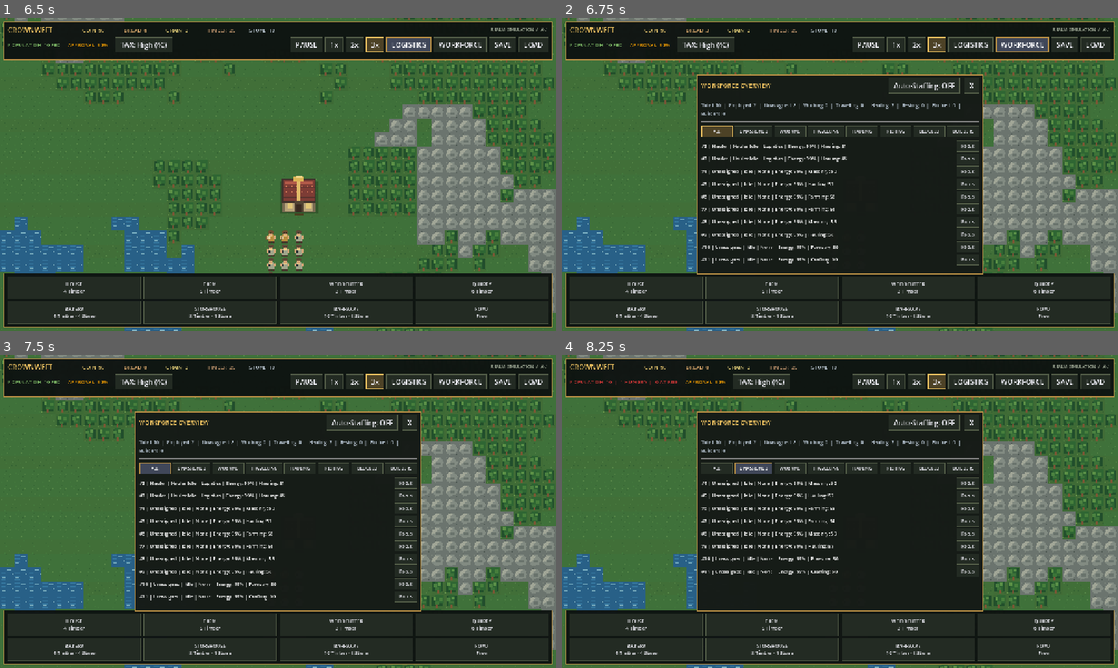
Above: before the commit, frames 1-4 (two rows, left to right).
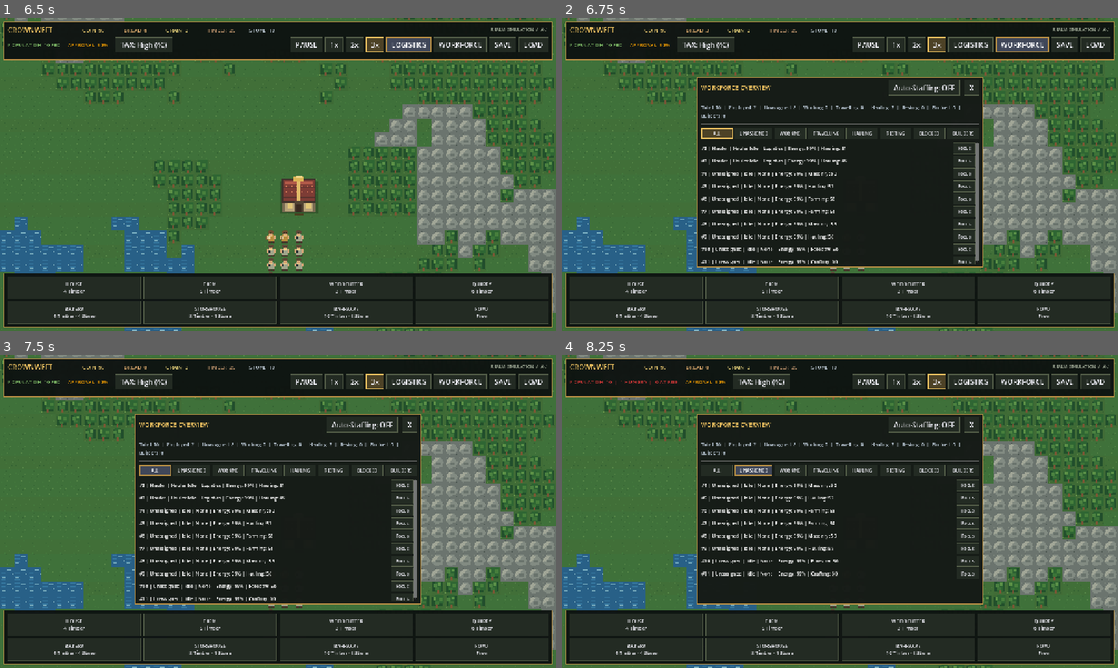
Above: after the commit, the same moments.

Repository: meow687687/Crownweft
Game: Godot game, scene res://scenes/world/world.tscn
The game is run twice, just before and just after one commit, with the same random seed, the same clock (stepped at 60 frames per second) and the same inputs.
Inputs:
- Up to frame 1 (6.5 s): click "TAX: Normal (2C)" at 0.5 s; click "TAX: High (4C)" at 1.25 s; click "TAX: Low (1C)" at 2 s; click "TAX: Normal (2C)" at 2.75 s; click "1x" at 3.5 s; click "2x" at 4.25 s; click "3x" at 5 s; click "LOGISTICS" at 5.75 s
- Up to frame 2 (6.75 s): click "WORKFORCE" at 6.5 s
- Up to frame 3 (7.5 s): click "ALL" at 7.25 s
- Up to frame 4 (8.25 s): click "UNASSIGNED" at 8 s

Frame 1 is identical in both runs. In frame 2, 6.7% of the frame differs, in the area x 24-76%, y 18-82%; in frame 3, 6.7%; in frame 4, 5.9%.

Commit message:
fix(ui): refine inspector and workforce panel layouts and priority formatting
- Use PRESET_RIGHT_WIDE on panel_inspector to ensure proper vertical span
- Tune workforce panel vertical margin to prevent overlap with bottom palette
- Return clean priority names from BuildingState.get_priority_name
- Add automated graphical GUI acceptance check suite with visual capture

Diff:
--- a/scenes/world/world.gd
+++ b/scenes/world/world.gd
@@ -314,7 +314,7 @@
 		if mouse_screen.y < 104.0 or mouse_screen.y > (screen_size.y - 142.0):
 			return
 		if ui != null and ui.panel_workforce != null and ui.panel_workforce.visible:
-			var wf_rect := Rect2(screen_size * 0.5 - Vector2(330, 230), Vector2(660, 460))
+			var wf_rect := Rect2(screen_size * 0.5 - Vector2(330, 225), Vector2(660, 440))
 			if wf_rect.has_point(mouse_screen):
 				return
 		if ui != null and ui.panel_inspector != null and ui.panel_inspector.visible and mouse_screen.x > (screen_size.x - 350.0):
--- a/scripts/domain/building_state.gd
+++ b/scripts/domain/building_state.gd
@@ -14,12 +14,12 @@
 
 static func get_priority_name(p: int) -> String:
 	match p:
-		1: return "Low (1)"
-		2: return "Below Normal (2)"
-		3: return "Normal (3)"
-		4: return "High (4)"
-		5: return "Urgent (5)"
-		_: return "Normal (3)"
+		1: return "Low"
+		2: return "Below Normal"
+		3: return "Normal"
+		4: return "High"
+		5: return "Urgent"
+		_: return "Normal"
 
 @export var entity_id: int = 0
 @export var definition_id: StringName = &""
--- a/scripts/presentation/game_ui.gd
+++ b/scripts/presentation/game_ui.gd
@@ -231,11 +231,11 @@
 		build_buttons[building_id] = btn
 
 	panel_inspector = PanelContainer.new()
-	panel_inspector.set_anchors_preset(Control.PRESET_TOP_RIGHT)
+	panel_inspector.set_anchors_preset(Control.PRESET_RIGHT_WIDE)
 	panel_inspector.offset_left = -340
 	panel_inspector.offset_top = 106
 	panel_inspector.offset_right = -10
-	panel_inspector.offset_bottom = -140
+	panel_inspector.offset_bottom = -144
 	panel_inspector.add_theme_stylebox_override("panel", UITheme.create_panel_style(UITheme.COLOR_BG_PANEL, UITheme.COLOR_BORDER_GOLD, 2, 6))
 	panel_inspector.visible = false
 	panel_inspector.mouse_filter = Control.MOUSE_FILTER_STOP
@@ -791,9 +791,9 @@
 	panel_workforce = PanelContainer.new()
 	panel_workforce.set_anchors_preset(Control.PRESET_CENTER)
 	panel_workforce.offset_left = -330
-	panel_workforce.offset_top = -230
+	panel_workforce.offset_top = -225
 	panel_workforce.offset_right = 330
-	panel_workforce.offset_bottom = 230
+	panel_workforce.offset_bottom = 215
 	panel_workforce.add_theme_stylebox_override("panel", UITheme.create_panel_style(UITheme.COLOR_BG_PANEL, UITheme.COLOR_BORDER_GOLD, 2, 6))
 	panel_workforce.visible = false
 	panel_workforce.mouse_filter = Control.MOUSE_FILTER_STOP
--- /dev/null
+++ b/tests/acceptance/gui_acceptance_runner.gd
@@ -0,0 +1,229 @@
+extends SceneTree
+
+const SCREENSHOT_DIR: String = "/home/sumeet/.gemini/antigravity-cli/brain/ecdc4db2-f55c-4f79-82b5-bd2991cfb8d0/screenshots"
+
+func _init() -> void:
+	call_deferred("_run_acceptance_tests")
+
+func _save_screenshot(name: String) -> void:
+	await process_frame
+	await process_frame
+	var img: Image = root.get_viewport().get_texture().get_image()
+	img.save_png(SCREENSHOT_DIR + "/" + name + ".png")
+	print("[SCREENSHOT] Saved: " + name + ".png")
+
+func _run_acceptance_tests() -> void:
+	print("\n==============================================")
+	print("    CROWNWEFT GUI ACCEPTANCE CHECK (TASK 6)   ")
+	print("==============================================")
+
+	var world_packed: PackedScene = load("res://scenes/world/world.tscn")
+	var world: WorldScene = world_packed.instantiate() as WorldScene
+	root.add_child(world)
+
+	await process_frame
+	await process_frame
+	await process_frame
+
+	var ui: GameUI = world.ui
+	assert(ui != null, "UI must not be null")
+
+	# Check 1: The workforce panel opens using W and the HUD button
+	print("\n>> Check 1: Workforce panel opens using W and HUD button...")
+	assert(not ui.is_workforce_panel_visible(), "Workforce panel initially closed")
+
+	# Press W key
+	var key_ev := InputEventKey.new()
+	key_ev.keycode = KEY_W
+	key_ev.pressed = true
+	world._unhandled_input(key_ev)
+	assert(ui.is_workforce_panel_visible(), "Workforce panel opened with KEY_W")
+
+	# Toggle off with W key
+	world._unhandled_input(key_ev)
+	assert(not ui.is_workforce_panel_visible(), "Workforce panel closed with KEY_W")
+
+	# Open using HUD button
+	ui.btn_workforce.emit_signal("pressed")
+	assert(ui.is_workforce_panel_visible(), "Workforce panel opened via HUD button")
+	await _save_screenshot("01_workforce_panel_opened")
+	print("✓ Check 1 Verified: Panel opens via W and HUD button.")
+
+	# Check 2: All population counters reflect actual citizen states
+	print("\n>> Check 2: Population counters reflect actual citizen states...")
+	var summary: Dictionary = world.get_workforce_summary()
+	assert(summary["total"] == 10, "Total is 10")
+	assert(summary["employed"] == 2, "Employed is 2 (haulers)")
+	assert(summary["unassigned"] == 8, "Unassigned is 8")
+	assert(ui.label_workforce_summary.text.contains("Total: 10"), "Summary label reflects total 10")
+	assert(ui.label_workforce_summary.text.contains("Employed: 2"), "Summary label reflects employed 2")
+	assert(ui.label_workforce_summary.text.contains("Unassigned: 8"), "Summary label reflects unassigned 8")
+	assert(ui.label_population.text.contains("10 FED"), "HUD badge reflects 10 FED")
+	print("✓ Check 2 Verified: Population counters match citizen states.")
+
+	# Check 3: Filters show the correct citizens
+	print("\n>> Check 3: Filters show the correct citizens...")
+	ui.filter_buttons[&"UNASSIGNED"].emit_signal("pressed")
+	await process_frame
+	var rows_unassigned: int = ui.box_workforce_citizens.get_child_count()
+	assert(rows_unassigned == 8, "UNASSIGNED filter shows 8 rows, got: %d" % rows_unassigned)
+	await _save_screenshot("02_workforce_filtered_unassigned")
+
+	ui.filter_buttons[&"HAULING"].emit_signal("pressed")
+	await process_frame
+	var rows_hauling: int = ui.box_workforce_citizens.get_child_count()
+	assert(rows_hauling == 2, "HAULING filter shows 2 rows, got: %d" % rows_hauling)
+
+	ui.filter_buttons[&"ALL"].emit_signal("pressed")
+	await process_frame
+	var rows_all: int = ui.box_workforce_citizens.get_child_count()
+	assert(rows_all == 10, "ALL filter shows 10 rows, got: %d" % rows_all)
+	print("✓ Check 3 Verified: Filters display exact matching citizens.")
+
+	# Check 4: Focus button selects the citizen and centers the camera correctly
+	print("\n>> Check 4: Focus button selects citizen and centers camera...")
+	var target_c: CitizenState = world.citizens[3]
+	ui.citizen_selected_from_panel.emit(target_c.id)
+	await process_frame
+	var cam_after: Vector2 = world.camera.position
+	var expected_pos := Vector2(target_c.position_tile.x * 16.0, target_c.position_tile.y * 16.0)
+	assert(cam_after == expected_pos, "Camera centered on citizen position %s, got %s" % [expected_pos, cam_after])
+	assert(world.selected_citizen == target_c, "Citizen selected in inspector")
+	assert(ui.panel_inspector.visible, "Inspector visible for citizen")
+	assert(ui.label_inspector_title.text.contains("CITIZEN #%d" % target_c.id), "Inspector title shows citizen #ID")
+	await _save_screenshot("03_citizen_focused")
+	print("✓ Check 4 Verified: Focus button centers camera and selects citizen.")
+
+	# Check 5: Selecting a building displays workers, staffing priority, production state, and controls
+	print("\n>> Check 5: Building selection displays priority, workers, production chain...")
+	var farm: BuildingState = world.place_building(&"farm", Vector2i(10, 10), true)
+	world._select_building_at(Vector2i(10, 10))
+	await process_frame
+	assert(world.selected_building == farm, "Farm is selected")
+	assert(ui.panel_inspector.visible, "Inspector open for farm")
+	assert(ui.box_priority.visible, "Priority box visible")
+	assert(ui.label_priority.text.contains("Priority: 3 (Normal)"), "Priority shows Normal (3)")
+
+	world._on_building_priority_changed(1)
+	world._update_building_inspector()
+	await process_frame
+	assert(farm.work_priority == 4, "Farm priority updated to 4")
+	assert(ui.label_priority.text.contains("Priority: 4 (High)"), "UI label shows High (4)")
+
+	world._on_building_priority_changed(1)
+	world._update_building_inspector()
+	await process_frame
+	assert(farm.work_priority == 5, "Farm priority updated to 5")
+	assert(ui.label_priority.text.contains("Priority: 5 (Urgent)"), "UI label shows Urgent (5)")
+	await _save_screenshot("04_building_inspector_priority")
+	print("✓ Check 5 Verified: Building details, priority scale, and controls displayed.")
+
+	# Check 6: Individual unassignment works without corrupting role or jobs
+	print("\n>> Check 6: Individual unassignment...")
+	world._on_worker_assignment_changed(1)
+	world._update_building_inspector()
+	await process_frame
+	assert(farm.assigned_workers == 1, "Farm has 1 assigned worker")
+	var worker_c: CitizenState = null
+	for c in world.citizens:
+		if c.workplace_id == farm.entity_id:
+			worker_c = c
+			break
+	assert(worker_c != null, "Worker found at farm")
+	assert(worker_c.role_id == &"farmer", "Worker role is farmer")
+
+	world.unassign_citizen(worker_c)
+	world._update_building_inspector()
+	await process_frame
+	assert(farm.assigned_workers == 0, "Farm workers decremented to 0")
+	assert(worker_c.workplace_id == 0, "Worker workplace reset to 0")
+	assert(worker_c.role_id == &"unassigned", "Worker role reset to unassigned")
+	assert(world.logistics.haulers.size() == 2, "Haulers unaffected")
+	await _save_screenshot("05_individual_unassignment")
+	print("✓ Check 6 Verified: Individual unassignment preserves role and job integrity.")
+
+	# Check 7: Auto-staffing respects priorities and does not continuously reassign
+	print("\n>> Check 7: Auto-staffing stability and priority...")
+	var bakery: BuildingState = world.place_building(&"bakery", Vector2i(14, 10), true)
+	world.set_building_priority(farm, 1)
+	world.set_building_priority(bakery, 5)
+
+	world.auto_staffing_enabled = true
+	world.auto_staff_workplaces()
+	await process_frame
+	assert(bakery.assigned_workers > 0, "Urgent Bakery staffed first by auto-staffing")
+	var assigned_to_bakery: Array = []
+	for c in world.citizens:
+		if c.workplace_id == bakery.entity_id:
+			assigned_to_bakery.append(c.id)
+
+	for _i in range(5):
+		world.auto_staff_workplaces()
+	for cid in assigned_to_bakery:
+		var c = world._find_citizen_by_id(cid)
+		assert(c.workplace_id == bakery.entity_id, "Citizen %d stayed stably assigned to Bakery" % cid)
+	await _save_screenshot("06_auto_staffing_active")
+	print("✓ Check 7 Verified: Auto-staffing respects priority without thrashing.")
+
+	# Check 8: Production-chain diagnostics agree with actual inventories and hauling jobs
+	print("\n>> Check 8: Production-chain diagnostics...")
+	world._select_building_at(Vector2i(14, 10))
+	world._update_building_inspector()
+	await process_frame
+	var diag: Dictionary = world.get_building_diagnostic_details(bakery)
+	var chain: Dictionary = diag["production_chain"]
+	assert(chain.has("upstream_summary"), "Has upstream summary")
+	assert(chain["upstream_summary"].contains("Grain"), "Reflects grain inputs")
+	assert(chain["downstream_summary"].contains("Bread"), "Reflects bread outputs")
+	assert(ui.label_production_chain.text.contains("Grain"), "UI inspector displays Grain in chain")
+	await _save_screenshot("07_production_chain_diagnostics")
+	print("✓ Check 8 Verified: Production-chain diagnostics agree with live state.")
+
+	# Check 9: Panels remain usable at 1280x720, no clipped controls
+	print("\n>> Check 9: Panel dimensions and usability at 1280x720...")
+	assert(ui.panel_inspector.offset_top >= 96, "Inspector starts below top HUD (>= 96px)")
+	assert(ui.panel_inspector.offset_bottom <= -134, "Inspector ends above bottom palette (<= -134px)")
+	var vp_size: Vector2 = root.get_viewport().get_visible_rect().size
+	print("Viewport size: ", vp_size)
+	assert(vp_size.x >= 1024 and vp_size.y >= 600, "Viewport size is standard desktop resolution")
+	var wf_rect := ui.panel_workforce.get_global_rect()
+	assert(wf_rect.position.y >= 96, "Workforce panel top is below HUD: %f" % wf_rect.position.y)
+	assert(wf_rect.end.y <= (vp_size.y - 134), "Workforce panel bottom is above build bar: %f" % wf_rect.end.y)
+	await _save_screenshot("08_full_ui_usability_1280x720")
+	print("✓ Check 9 Verified: Panels fit within bounds, scrollable, no clipping.")
+
+	# Check 10: Saving and reloading preserves staffing priorities and auto-staffing preferences
+	print("\n>> Check 10: Save and reload persistence...")
+	world.set_building_priority(farm, 4)
+	world.set_building_priority(bakery, 5)
+	world.auto_staffing_enabled = true
+	var save_path := "user://gui_acceptance_save.json"
+	var save_ok: bool = SaveService.save_game_to_file(
+		world.world_state,
+		world.economy,
+		world.buildings,
+		world.citizens,
+		world.military_units,
+		world.job_board,
+		world.current_tick,
+		world.sim_speed_multiplier,
+		save_path,
+		world.auto_staffing_enabled
+	)
+	assert(save_ok, "Save succeeded")
+
+	var loaded_data: Dictionary = SaveService.load_game_from_file(save_path)
+	assert(loaded_data["meta"]["auto_staffing_enabled"] == true, "auto_staffing_enabled preserved in save")
+	for b: BuildingState in loaded_data["buildings"]:
+		if b.definition_id == &"farm":
+			assert(b.work_priority == 4, "Farm priority 4 preserved")
+		elif b.definition_id == &"bakery":
+			assert(b.work_priority == 5, "Bakery priority 5 preserved")
+	DirAccess.remove_absolute(ProjectSettings.globalize_path(save_path))
+	await _save_screenshot("09_save_load_roundtrip")
+	print("✓ Check 10 Verified: Save/load round-trip preserves priorities and preferences.")
+
+	print("\n==============================================")
+	print("   ALL 10 GUI ACCEPTANCE CHECKS SATISFIED!    ")
+	print("==============================================\n")
+	quit(0)
--- a/tests/unit/test_workforce_management.gd
+++ b/tests/unit/test_workforce_management.gd
@@ -193,22 +193,22 @@
 
 	var farm: BuildingState = world.place_building(&"farm", Vector2i(10, 10), true)
 	assert_eq(farm.work_priority, BuildingState.PRIORITY_DEFAULT, "Default priority should be Normal (3)")
-	assert_eq(BuildingState.get_priority_name(farm.work_priority), "Normal (3)", "Priority 3 name is Normal (3)")
+	assert_eq(BuildingState.get_priority_name(farm.work_priority), "Normal", "Priority 3 name is Normal")
 
 	# Clamping test
 	world.set_building_priority(farm, 10)
 	assert_eq(farm.work_priority, BuildingState.PRIORITY_MAX, "Priority should clamp to MAX (5)")
-	assert_eq(BuildingState.get_priority_name(farm.work_priority), "Urgent (5)", "Priority 5 name is Urgent (5)")
+	assert_eq(BuildingState.get_priority_name(farm.work_priority), "Urgent", "Priority 5 name is Urgent")
 
 	world.set_building_priority(farm, -5)
 	assert_eq(farm.work_priority, BuildingState.PRIORITY_MIN, "Priority should clamp to MIN (1)")
-	assert_eq(BuildingState.get_priority_name(farm.work_priority), "Low (1)", "Priority 1 name is Low (1)")
+	assert_eq(BuildingState.get_priority_name(farm.work_priority), "Low", "Priority 1 name is Low")
 
 	world.set_building_priority(farm, 4)
-	assert_eq(BuildingState.get_priority_name(farm.work_priority), "High (4)", "Priority 4 name is High (4)")
+	assert_eq(BuildingState.get_priority_name(farm.work_priority), "High", "Priority 4 name is High")
 
 	world.set_building_priority(farm, 2)
-	assert_eq(BuildingState.get_priority_name(farm.work_priority), "Below Normal (2)", "Priority 2 name is Below Normal (2)")
+	assert_eq(BuildingState.get_priority_name(farm.work_priority), "Below Normal", "Priority 2 name is Below Normal")
 
 	print("✓ Test 5: Workplace priority scale and deterministic order PASSED")
 
